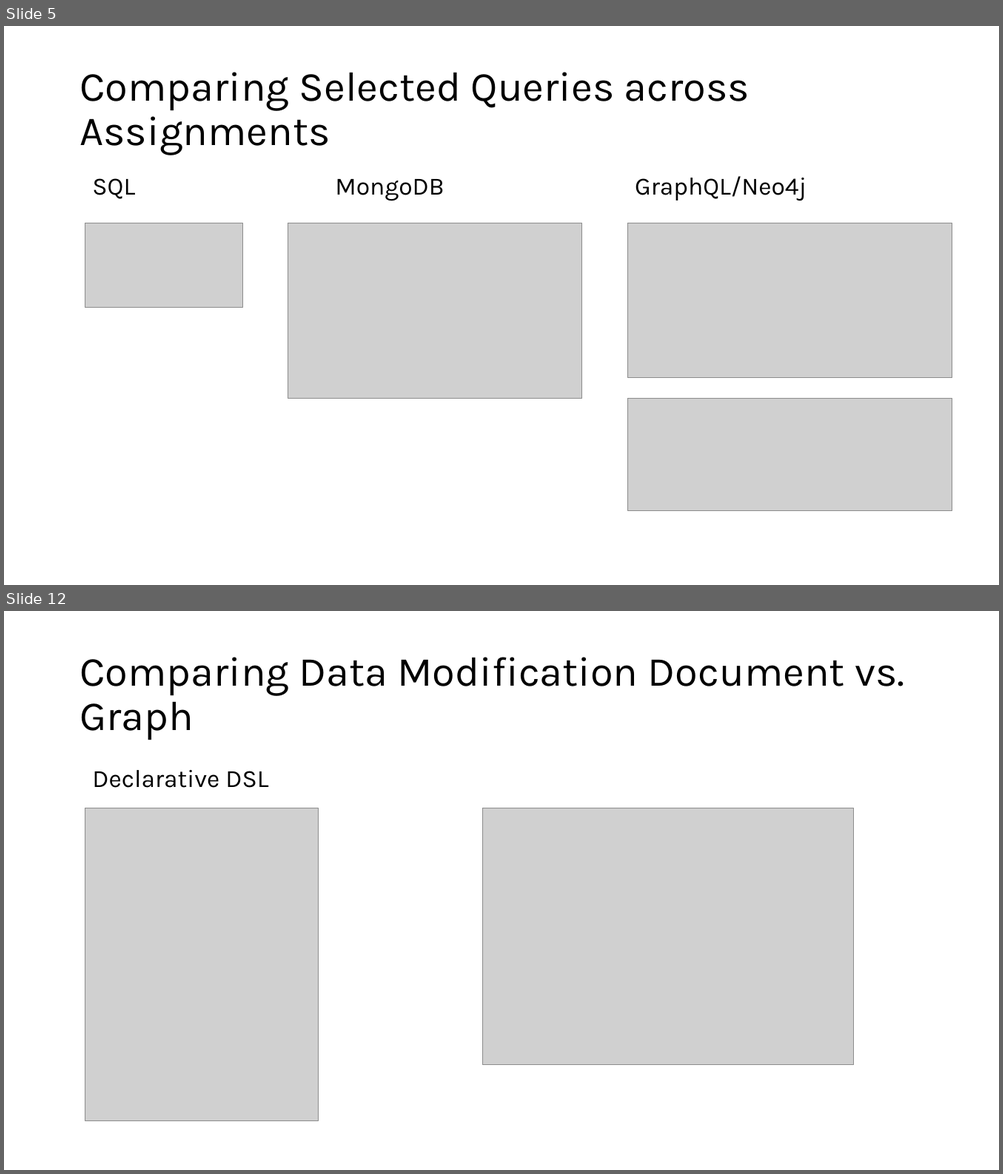
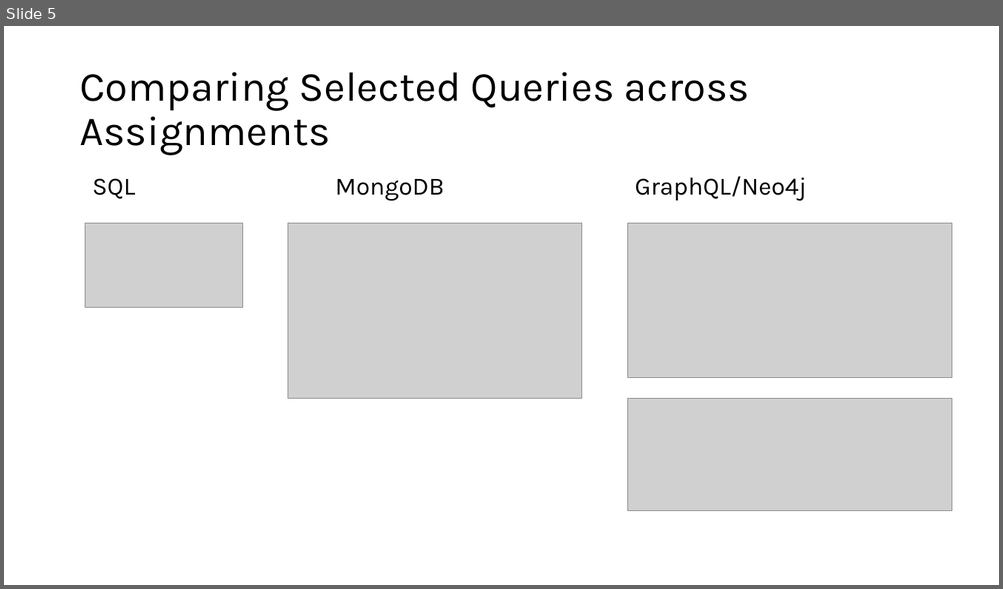
Before and after one commit to Reblayzer/NSQ, a slide deck: Sessions/Exam Question 4.pptx. Shown one above the other, each under a label of ours: slides 5 and 12 before the commit, slide 5 after it; the slides between them are not shown. The pictures are 1003x1174 and 1003x589 pixels, drawn with LibreOffice and Linux fonts; fonts in the diff are those of the drawing; grey boxes stand for pictures. Boxes give left, top, right and bottom in pixels: in the first picture for what was removed or moved away, otherwise in the second. Text is boxed around its words. In the diff, an @@ line names an element or a change of style, - is before the commit and + after.

```diff
--- a/Sessions/Exam Question 4.pptx
+++ b/Sessions/Exam Question 4.pptx
@@ slide 12 removed at [4, 611, 999, 1170], background #FFFFFF @@
@@ title removed at [79, 657, 904, 740] @@
-Comparing Data Modification Document vs. Graph
@@ text removed at [92, 770, 268, 788] @@
-Declarative DSL
@@ picture removed at [85, 808, 318, 1122] @@
@@ picture removed at [483, 808, 854, 1065] @@
```
Also in this commit, not shown: 6 other slides removed, 14 other files.
